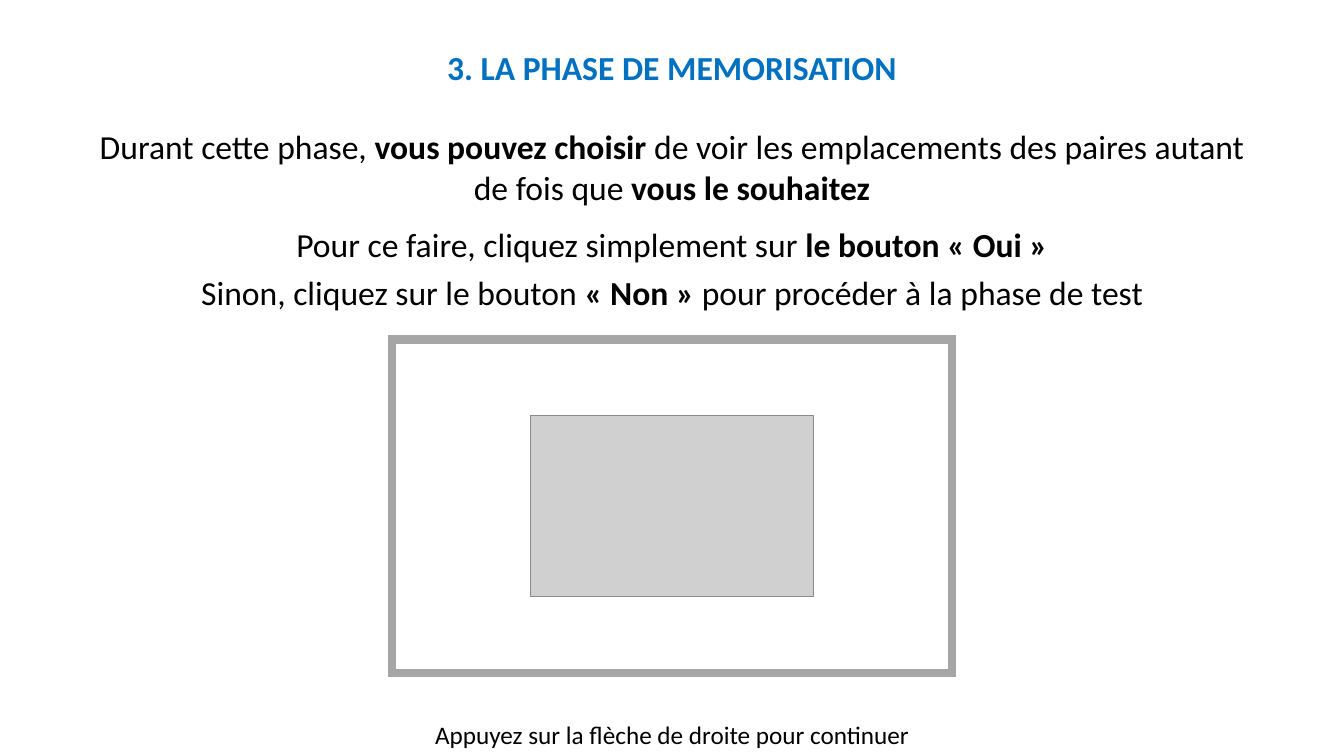
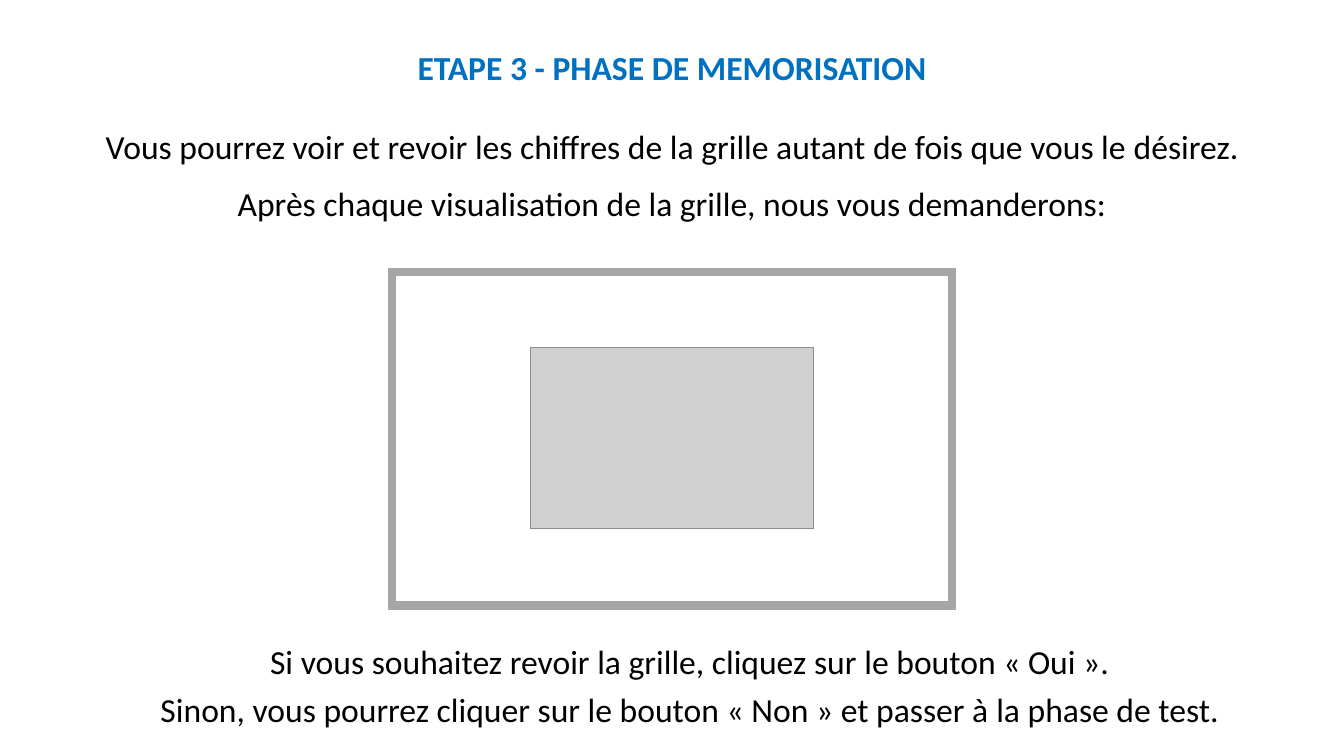
Before and after one commit to MBB-team/Online_Testing, a slide deck: slide 22 of src/Self_Efficacy/Stimuli/Instructions.pptx (slide 34 before the commit). Drawn at 1344x756 pixels with LibreOffice and Linux fonts; fonts in the diff are those of the drawing; grey boxes stand for pictures. Boxes give left, top, right and bottom in pixels: in the first picture for what was removed or moved away, otherwise in the second. Text is boxed around its words. In the diff, an @@ line names an element or a change of style, - is before the commit and + after.

```diff
--- a/src/Self_Efficacy/Stimuli/Instructions.pptx
+++ b/src/Self_Efficacy/Stimuli/Instructions.pptx
@@ text at bbox=[418, 58, 926, 81]: text changed @@
-3. LA PHASE DE MEMORISATION
+ETAPE 3 - PHASE DE MEMORISATION
@@ text at bbox=[106, 135, 1239, 222]: text changed @@
-Durant cette phase, vous pouvez choisir de voir les emplacements des paires autant de fois que vous le souhaitez
-Pour ce faire, cliquez simplement sur le bouton « Oui »
-Sinon, cliquez sur le bouton « Non » pour procéder à la phase de test
+Vous pourrez voir et revoir les chiffres de la grille autant de fois que vous le désirez.
+Après chaque visualisation de la grille, nous vous demanderons:
@@ rectangle: place and size @@
-rectangle at bbox=[392, 340, 953, 674]
+rectangle at bbox=[392, 272, 953, 606]
@@ picture: place and size @@
-picture at bbox=[530, 415, 814, 596]
+picture at bbox=[530, 348, 814, 528]
@@ text added at bbox=[160, 650, 1218, 728], 24 pt, text #000000 @@
+Si vous souhaitez revoir la grille, cliquez sur le bouton « Oui ».
+Sinon, vous pourrez cliquer sur le bouton « Non » et passer à la phase de test.
@@ text removed at bbox=[435, 726, 909, 748] @@
-Appuyez sur la flèche de droite pour continuer
```
Also in this commit, not shown: 23 other slides changed, 9 slides added, 21 slides removed, 35 other files.
